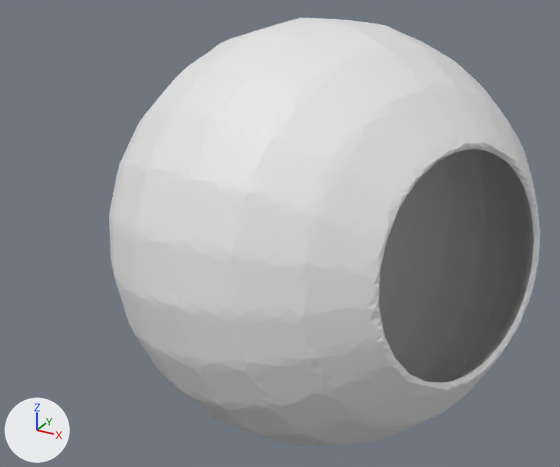
The OBJ model dataset/fix/e_data/train_mesh/out_3_0_0.obj, before and after one commit.
Both versions are drawn from a 50 mm camera at (0.33, -0.568, 0.214) aimed at (0.015, 0.005, -0.072). Arrows for +X, +Y and +Z are at lower left; the lights stay in place. Where no turn or scale is listed for an object, it has been applied to the vertices.

In view in the first picture: 'out_3_0_0'.
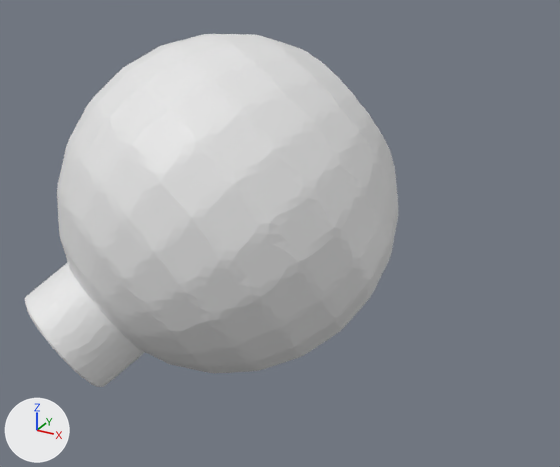
Pixel boxes [x1, y1, x2, y2] of what changed, in the pictures (560 x 467 px):
'out_3_0_0', reshaped (13% narrower, 18% shorter)
    before: [109, 18, 540, 447]
    after: [25, 34, 398, 387]

What changed in the scene script:
```text
Change me_out_3_0_0:
    where me_out_3_0_0.from_pydata(...)  # 15378 vertices, 30756 faces; spans x -0.159..0.244, y -0.195..0.156, z -0.226..0.126
    used by ob_out_3_0_0; location = (0.0, 0.0, 0.0)
    me_out_3_0_0 part 1: the loose piece of 10376 vertices spanning x -0.159..0.244, y -0.195..0.156, z -0.226..0.126 is multiplied about its middle by the matrix ((0.345, -0.653, -0.591), (0.857, 0.397, 0.061), (0.206, -0.557, 0.736)), then moved by (-0.115, 0.042, -0.027)
```
